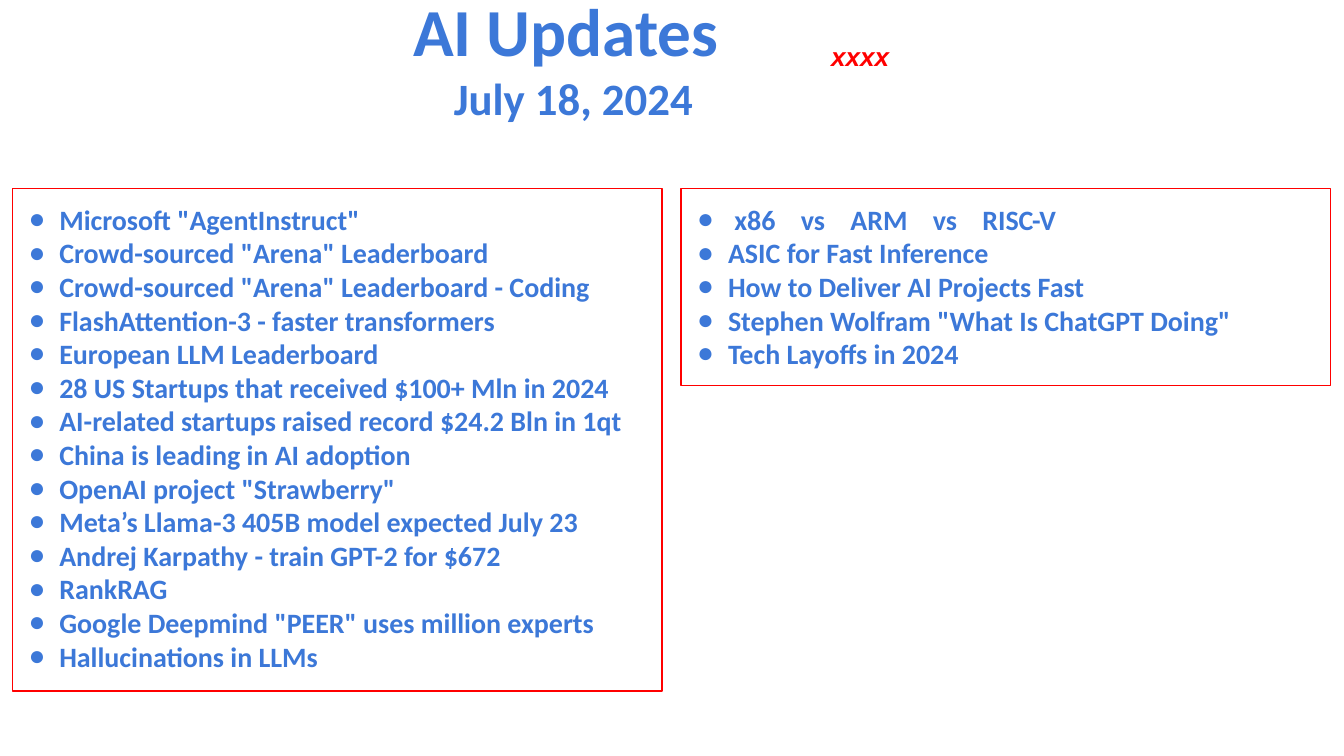
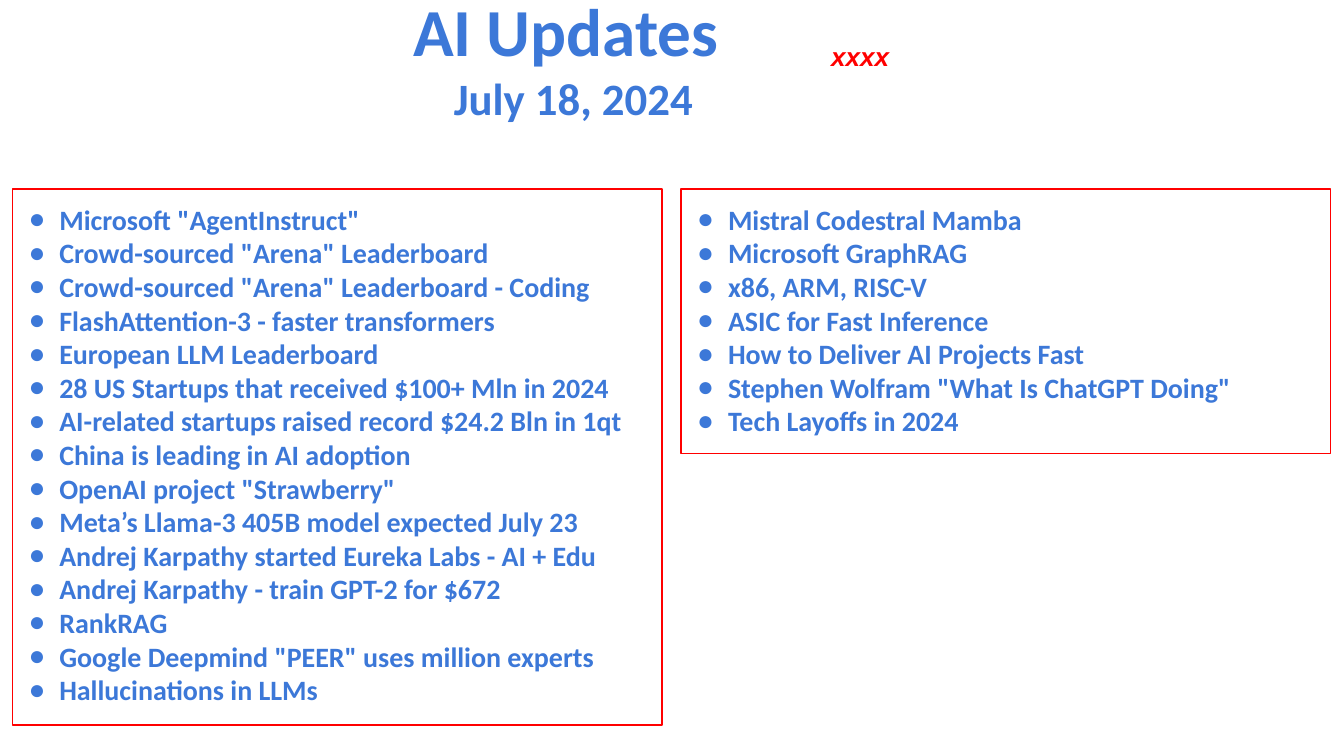
Before and after one commit to lselector/seminar, a slide deck: slide 1 of 2024/2024-07-18-AI-Updates.pptx (slide 8 before the commit). Drawn at 1344x756 pixels with LibreOffice and Linux fonts; fonts in the diff are those of the drawing. Boxes give left, top, right and bottom in pixels: in the first picture for what was removed or moved away, otherwise in the second. Text is boxed around its words. In the diff, an @@ line names an element or a change of style, - is before the commit and + after.

```diff
--- a/2024/2024-07-18-AI-Updates.pptx
+++ b/2024/2024-07-18-AI-Updates.pptx
@@ rectangle "Microsoft "AgentInstruct"": place and size @@
-rectangle "Microsoft "AgentInstruct"" at bbox=[12, 188, 661, 691]
+rectangle "Microsoft "AgentInstruct"" at bbox=[12, 188, 661, 724]
@@ rectangle "Mistral Codestral Mamba": place and size @@
-rectangle "Mistral Codestral Mamba" at bbox=[681, 188, 1331, 384]
+rectangle "Mistral Codestral Mamba" at bbox=[681, 188, 1331, 453]
@@ text in rectangle at bbox=[728, 210, 1022, 301]: text changed @@
-● x86 vs ARM vs RISC-V
+● Mistral Codestral Mamba
+● Microsoft GraphRAG
+● x86, ARM, RISC-V
@@ text in rectangle at bbox=[59, 546, 596, 571]: paragraph added @@
+● Andrej Karpathy started Eureka Labs - AI + Edu
```
Also in this commit, not shown: 5 other slides changed, 2 slides added, 1 slide removed.
